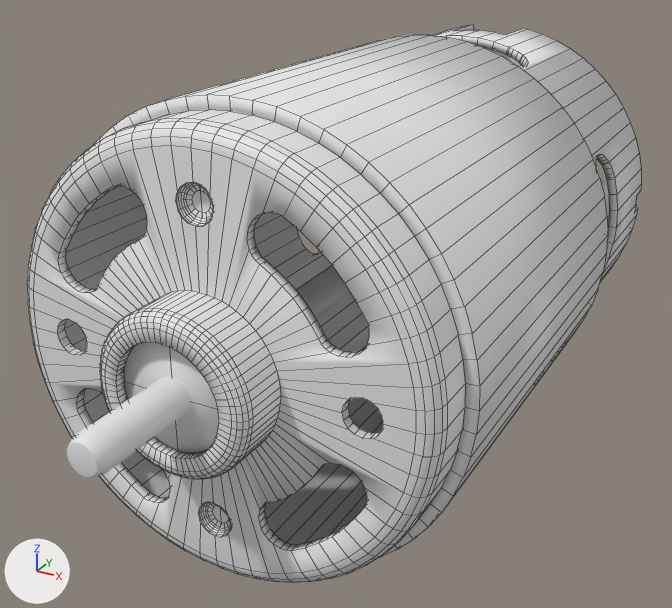
What one commit did to the Blender file motors/RS-550 VC 18V 14teeth.blend.
One viewpoint serves both versions: a 50 mm camera at (0.0362, -0.0752, 0.031) aimed at (-0.0018, -0.006, -0.0036). The lights are fixed; the arrows at lower left show +X, +Y and +Z. Mesh edges are drawn as thin lines on the coarser meshes.

Objects in the first picture: 'axis', 'base', 'cover'.
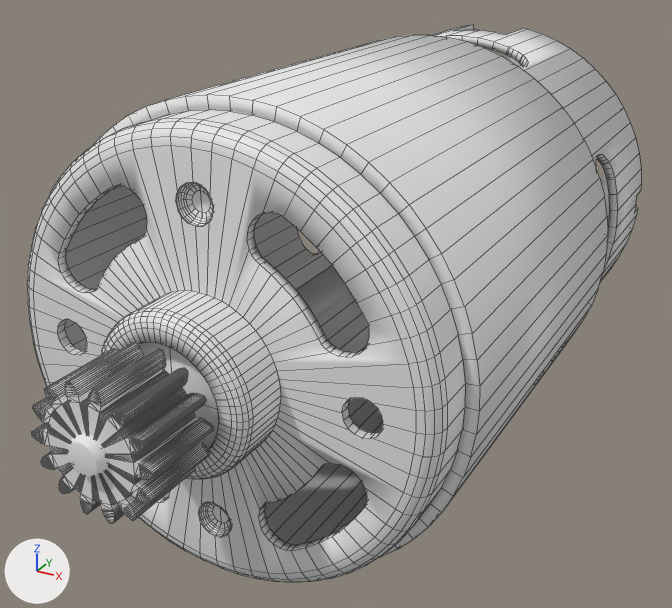
Commit message: Update RS-550 VC 18V 14teeth.blend
add gear

Location of each change, (x1, y1, x2, y2) in pixels of the pictures (672 x 608 px):
'gear', added: after (32, 343, 213, 523)
'axis', unchanged, covered by the edit: (67, 266, 351, 478) in both

The change in detail:
Mesh me_rs550 is new.
It has 1066 vertices, 2128 faces and spans x -0.0052..0.0052, y -0.00324..0.00324, z -0.00472..0.00472.
Object 'gear' (ob_gear) is new; it shows me_rs550.
Its location is (0.0, -0.0372, 0.0).
Its scale is (0.925, 0.925, 1.0).
